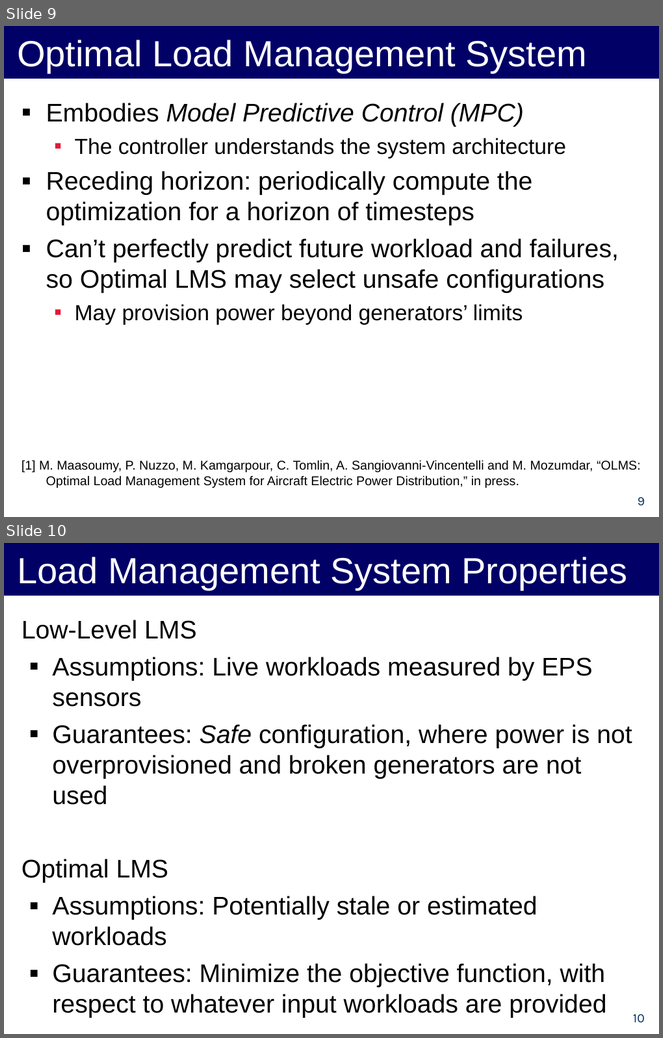
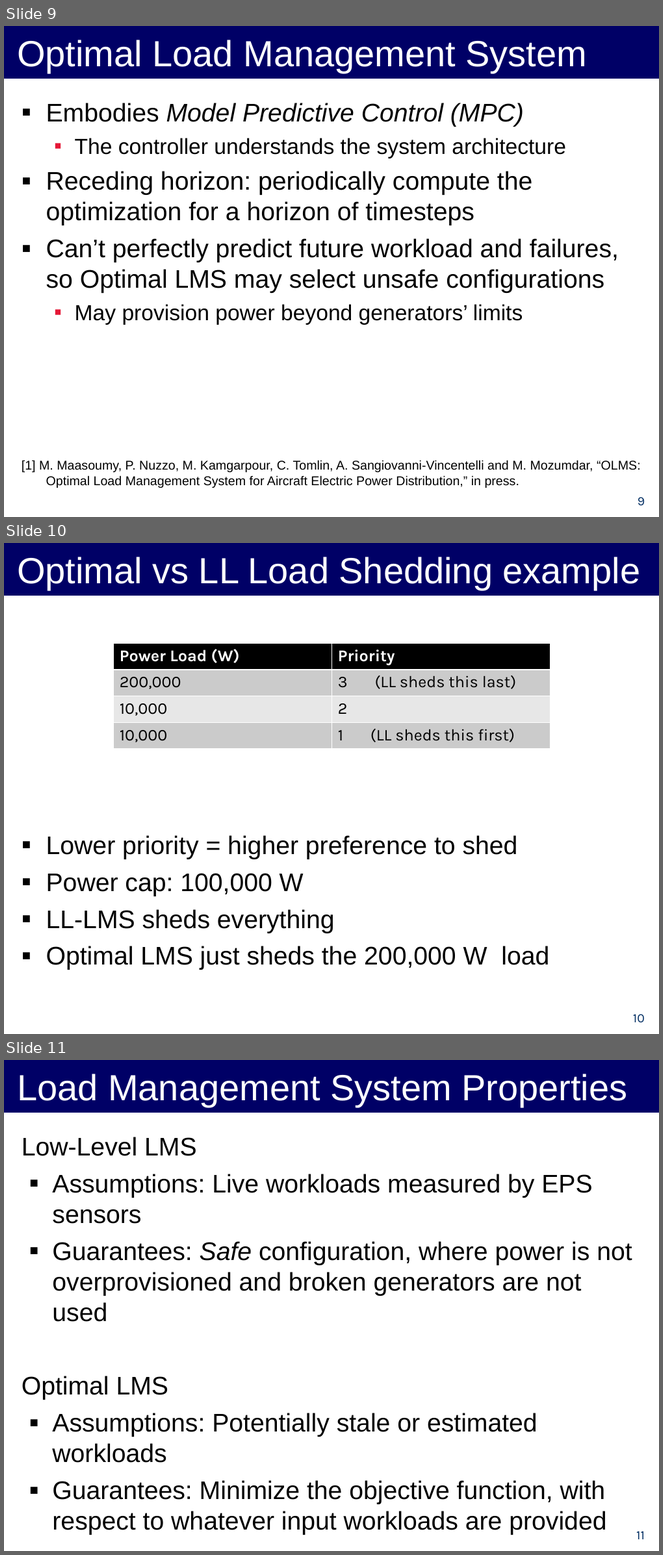
Before and after one commit to forresti/optimal_load_management, a slide deck: project/12-3-12_Presentation.ppt. Shown one above the other, each under a label of ours: slides 9 and 10 before the commit, slides 9, 10 and 11 after it. The pictures are 663x1038 and 663x1555 pixels, drawn with LibreOffice and Linux fonts; fonts in the diff are those of the drawing. Boxes give left, top, right and bottom in pixels: in the first picture for what was removed or moved away, otherwise in the second. Text is boxed around its words. In the diff, an @@ line names an element or a change of style, - is before the commit and + after.

Commit message:
added a toy example to show difference in LL vs. Optimal load shedding

```diff
--- a/project/12-3-12_Presentation.ppt
+++ b/project/12-3-12_Presentation.ppt
@@ slide 10 added at (4,543,659,1034), background #FFFFFF @@
@@ title added at (4,543,659,596), fill #000066, 40 pt, text #FFFFFF @@
+Optimal vs LL Load Shedding example
@@ table added at (113,643,550,749), 4 rows, 2 columns @@
+Power Load (W) | Priority
+200,000 | 3 (LL sheds this last)
+10,000 | 2
+10,000 | 1 (LL sheds this first)
@@ text added at (46,835,549,970), 28 pt, text #000000 @@
+▪ Lower priority = higher preference to shed
+▪ Power cap: 100,000 W
+▪ LL-LMS sheds everything
+▪ Optimal LMS just sheds the 200,000 W load
@@ page number added at (633,1014,645,1023), 14 pt, text #002D62 @@
+10
@@ what was slide 10 is now slide 11 @@
@@ page number at (636,1531,645,1540): text changed @@
-10
+11
```
Also in this commit, not shown: 2 slides changed.
